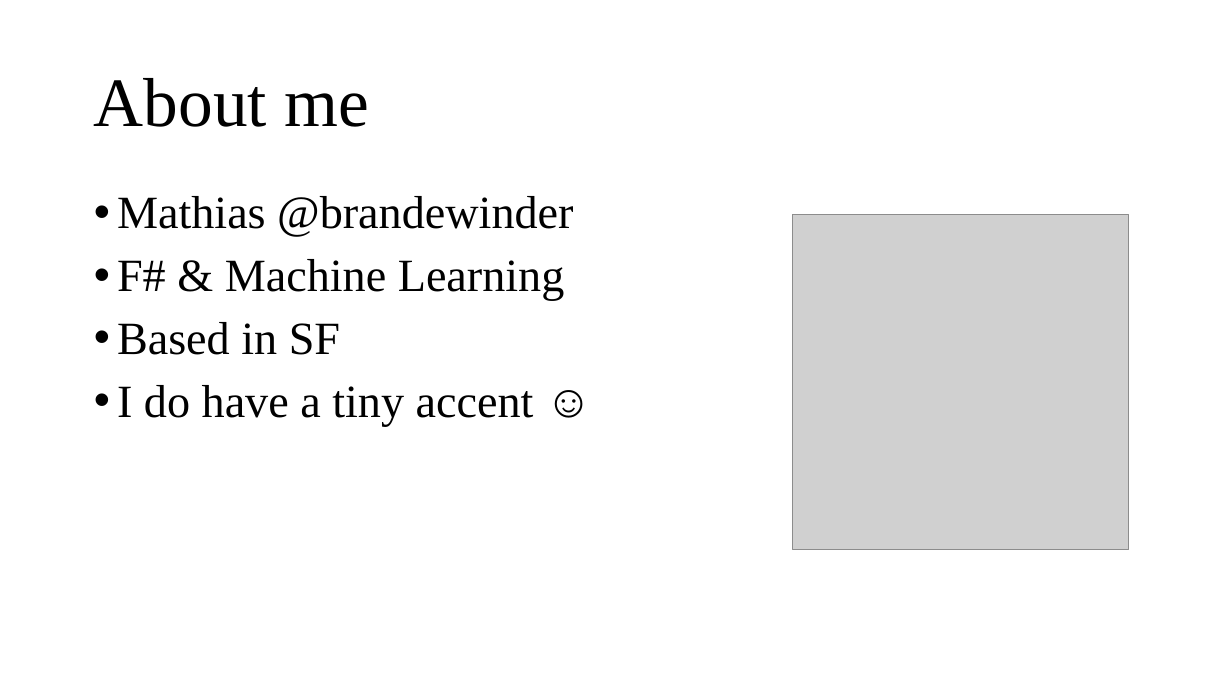
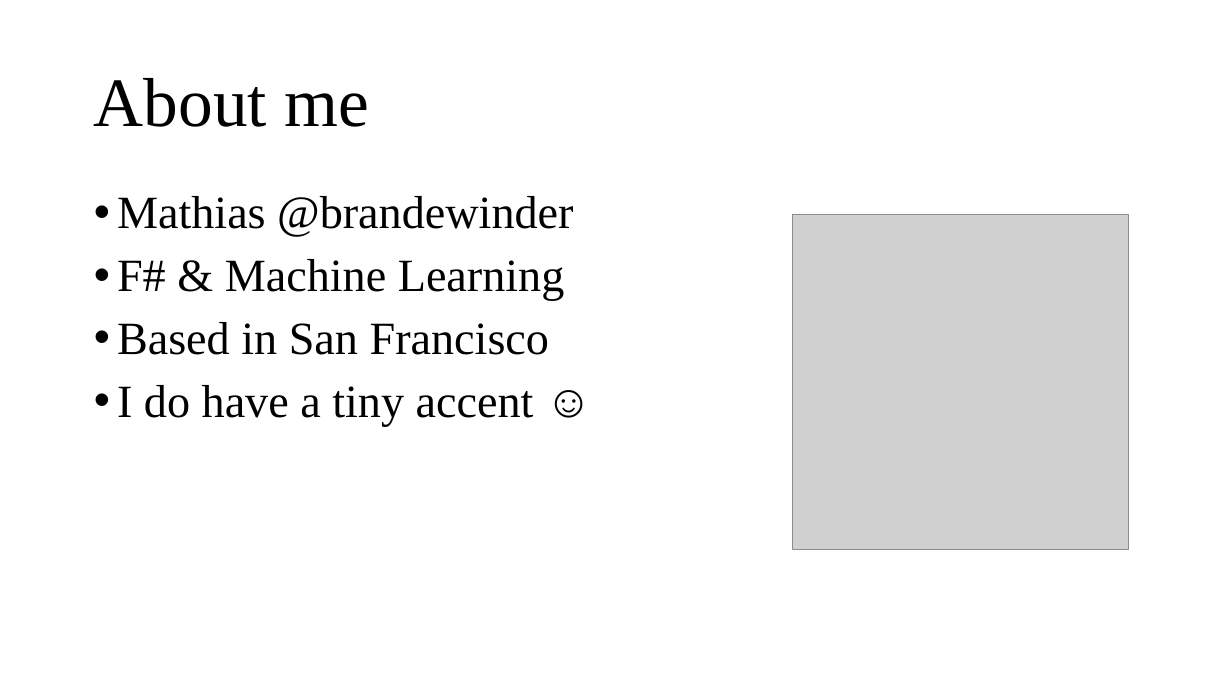
Before and after one commit to mathias-brandewinder/Presentations, a slide deck: slide 2 of agile-ml/slides/agile-machine-learning.pptx. Drawn at 1232x693 pixels with LibreOffice and Linux fonts; fonts in the diff are those of the drawing; grey boxes stand for pictures. Boxes give left, top, right and bottom in pixels: in the first picture for what was removed or moved away, otherwise in the second. Text is boxed around its words. In the diff, an @@ line names an element or a change of style, - is before the commit and + after.

```diff
--- a/agile-ml/slides/agile-machine-learning.pptx
+++ b/agile-ml/slides/agile-machine-learning.pptx
@@ text at [117,322,549,355]: text changed @@
-• Based in SF
+• Based in San Francisco
```
Also in this commit, not shown: 2 other slides changed.
